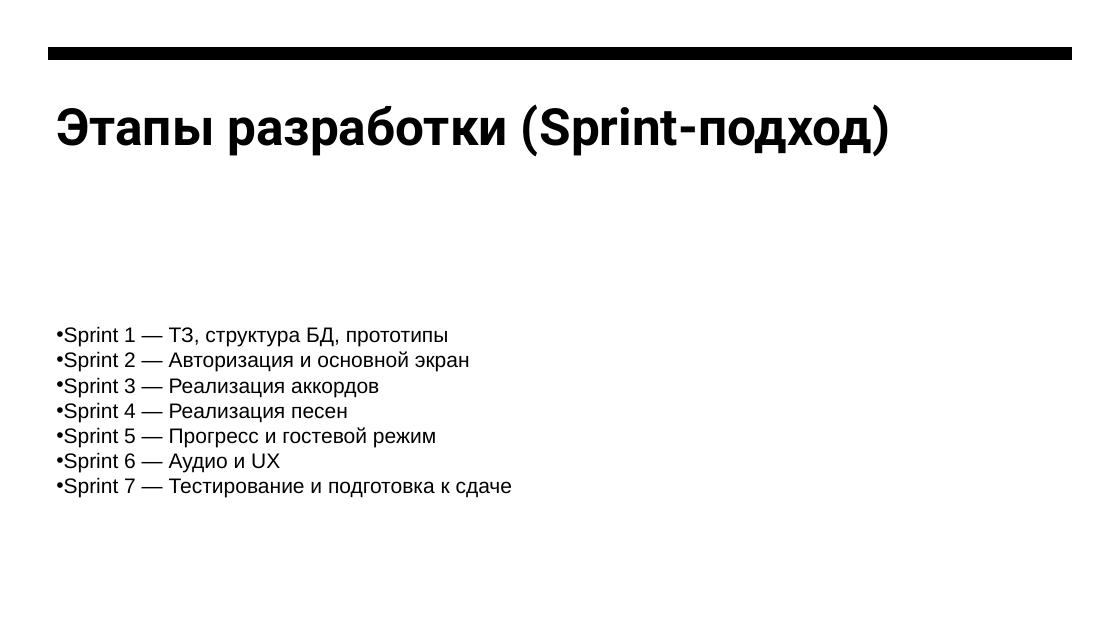
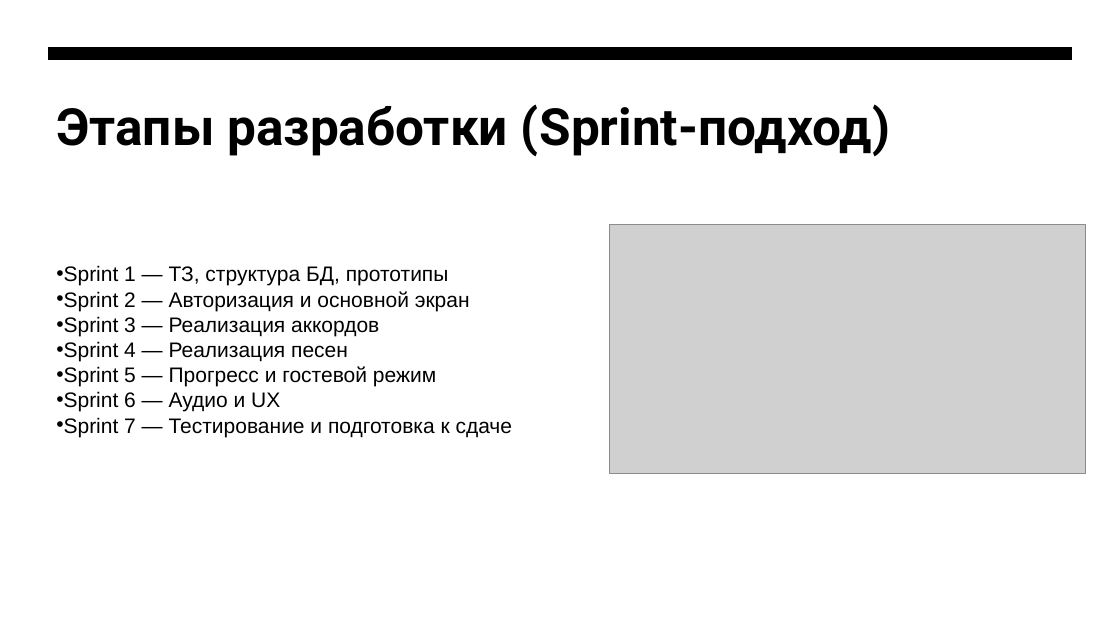
Before and after one commit to ilyatarubarin/chorded, a slide deck: slide 11 of Приложение Chorded — копия.pptx. Drawn at 1120x630 pixels with LibreOffice and Linux fonts; fonts in the diff are those of the drawing; grey boxes stand for pictures. Boxes give left, top, right and bottom in pixels: in the first picture for what was removed or moved away, otherwise in the second. Text is boxed around its words. In the diff, an @@ line names an element or a change of style, - is before the commit and + after.

```diff
--- a/Приложение Chorded — копия.pptx
+++ b/Приложение Chorded — копия.pptx
@@ picture added at [610,224,1086,474] @@
@@ text "Sprint 1 — ТЗ, структура ...": place and size @@
-text "Sprint 1 — ТЗ, структура ..." at [56,326,513,498]
+text "Sprint 1 — ТЗ, структура ..." at [56,265,513,438]
```
Also in this commit, not shown: 6 other slides changed.
